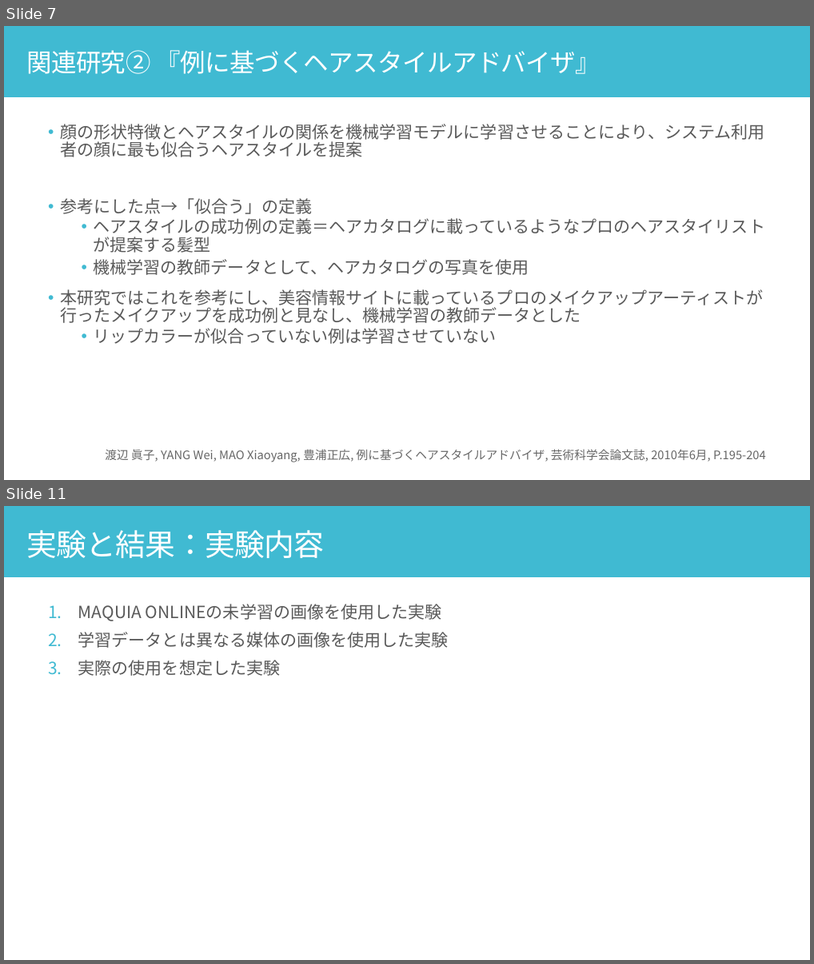
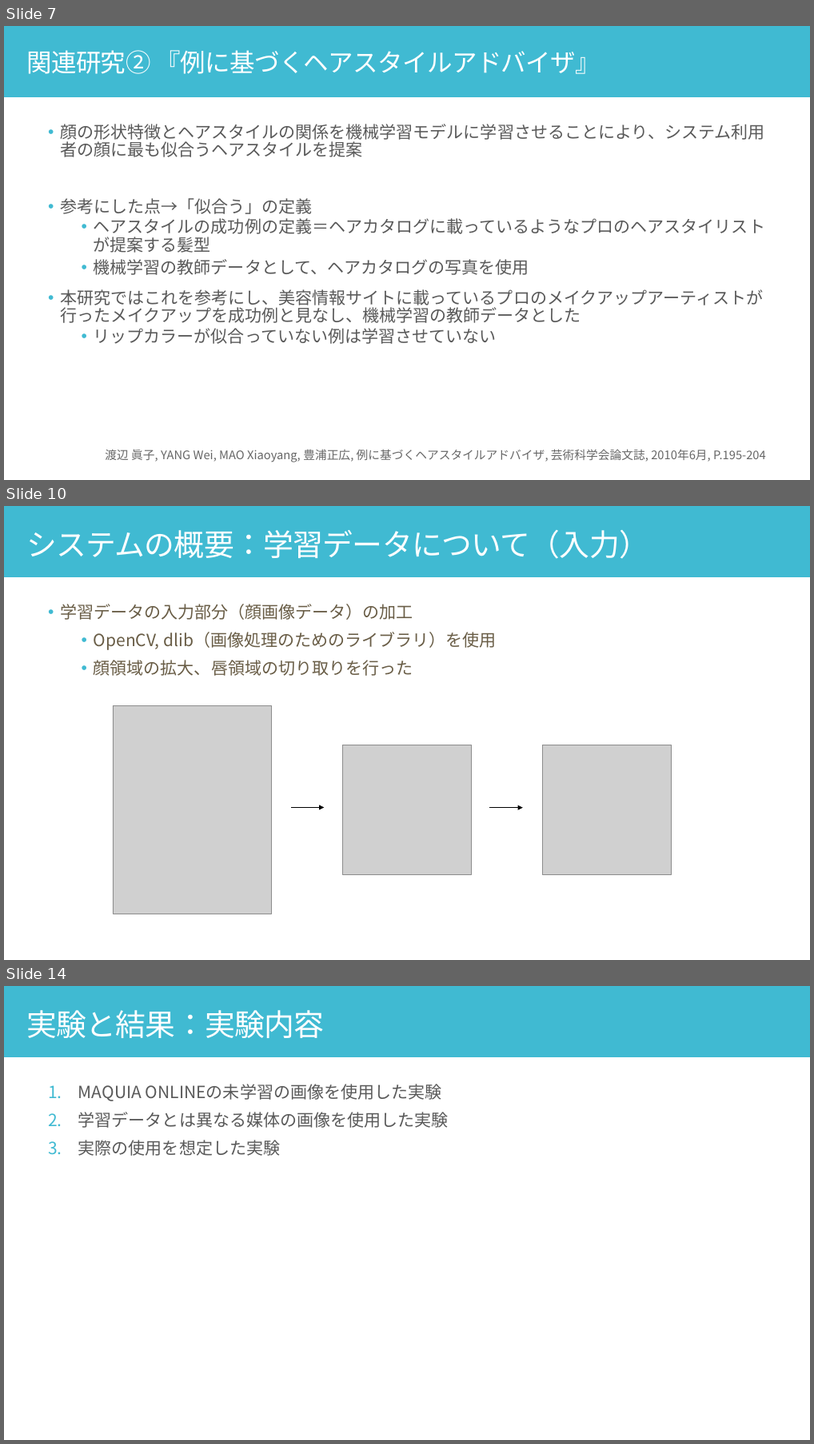
Before and after one commit to yuu5322/sci23, a slide deck: 口頭試問.pptx. Shown one above the other, each under a label of ours: slides 7 and 11 before the commit, slides 7, 10 and 14 after it; the slides between them are not shown. The pictures are 814x964 and 814x1444 pixels, drawn with LibreOffice and Linux fonts; fonts in the diff are those of the drawing; grey boxes stand for pictures. Boxes give left, top, right and bottom in pixels: in the first picture for what was removed or moved away, otherwise in the second. Text is boxed around its words. In the diff, an @@ line names an element or a change of style, - is before the commit and + after.

```diff
--- a/口頭試問.pptx
+++ b/口頭試問.pptx
@@ slide 10 added at <box>4,506,810,960</box>, background #FFFFFF @@
@@ rectangle added at <box>4,506,810,577</box>, fill #40BAD2 @@
@@ text added at <box>26,530,650,559</box>, 36 pt, text #FFFFFF @@
+システムの概要：学習データについて（入力）
@@ text added at <box>60,604,497,676</box>, 20 pt, text #695D46 @@
+• 学習データの入力部分（顔画像データ）の加工
+  • OpenCV, dlib（画像処理のためのライブラリ）を使用
+  • 顔領域の拡大、唇領域の切り取りを行った
@@ picture added at <box>113,706,272,914</box> @@
@@ picture added at <box>342,745,472,875</box> @@
@@ picture added at <box>542,745,672,875</box> @@
@@ arrow added from (291, 808) to (325, 808), #000000 0.75 pt @@
@@ arrow added from (490, 808) to (523, 808), #000000 0.75 pt @@
@@ what was slide 11 is now slide 14 @@
```
Also in this commit, not shown: 11 slides changed, 3 other slides added.
